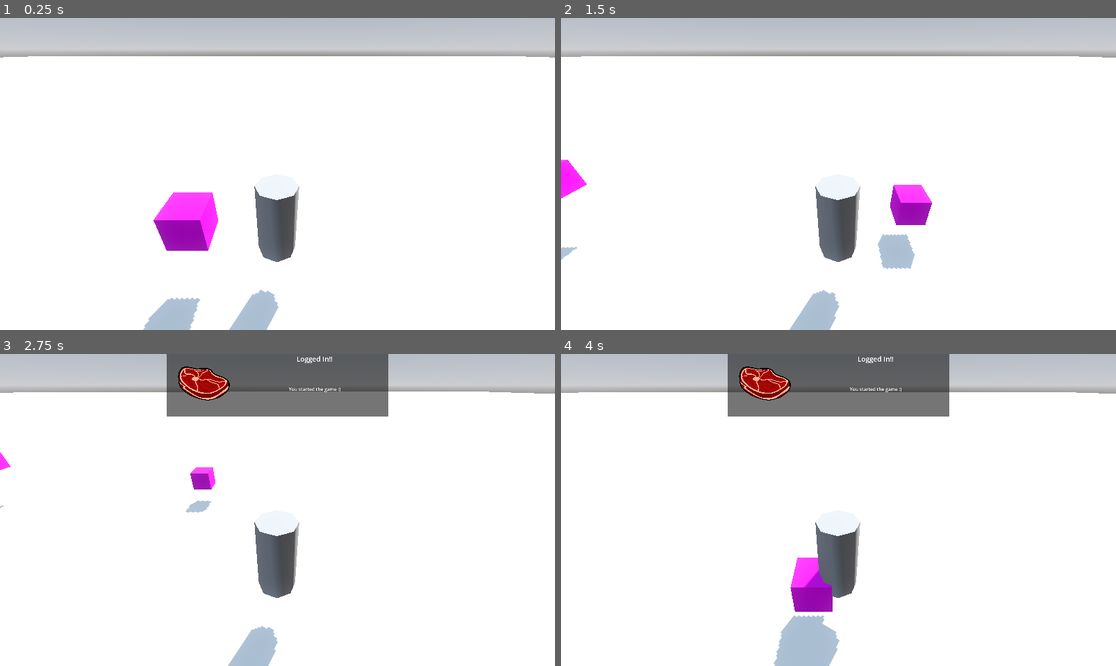
Above: before the commit, frames 1-4 (two rows, left to right).
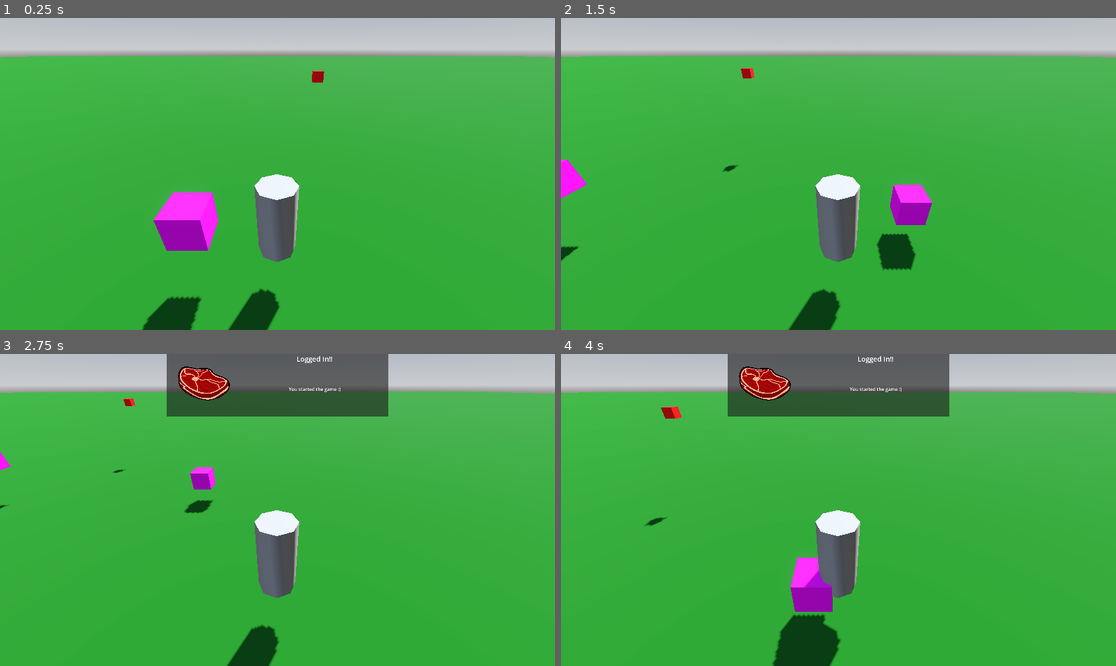
Above: after the commit, the same moments.

Repository: DallasHuff/gwj-89
Game: Godot game, scene res://levels/dallas_test_level.tscn
The game is run twice, just before and just after one commit, with the same random seed, the same clock (stepped at 60 frames per second) and the same inputs.
Inputs:
- Up to frame 1 (0.25 s): no input
- Up to frame 2 (1.5 s): tap Enter at 0.5 s; hold D (right) 0.53-1.28 s; hold S (down) from 1.28 s (still down)
- Up to frame 3 (2.75 s): release S (down) at 2.03 s; hold D (right) from 2.03 s (still down)
- Up to frame 4 (4 s): release D (right) at 2.78 s; hold W (up) 2.78-3.53 s; hold A (left) from 3.53 s (still down)

The runs differ from the first frame. In frame 1, 84% of the frame differs, in the area x 0-100%, y 12-100%; in frame 2, 85%; in frame 3, 86%; in frame 4, 85%.

Commit message:
basic box and spawner

Diff:
--- /dev/null
+++ b/entities/spawner/spawner.gd
@@ -0,0 +1,16 @@
+class_name Spawner
+extends Node3D
+
+@export var trash_scene: PackedScene
+
+func _process(_delta: float) -> void:
+	if Input.is_action_just_pressed("debug1"):
+		print("debug1")
+		spawn_trash()
+
+
+func spawn_trash() -> void:
+	var t : Trash = trash_scene.instantiate()
+	t.trash_type = Trash.METAL
+	get_tree().root.add_child(t)
+	t.global_position = global_position
--- /dev/null
+++ b/entities/spawner/spawner.tscn
@@ -0,0 +1,13 @@
+[gd_scene format=3 uid="uid://gdv62oa7bqy0"]
+
+[ext_resource type="Script" uid="uid://cngd3o1rixyrc" path="res://entities/spawner/spawner.gd" id="1_g400x"]
+
+[sub_resource type="StandardMaterial3D" id="StandardMaterial3D_g10r0"]
+albedo_color = Color(1, 0.07999998, 0.07999998, 1)
+
+[node name="Spawner" type="Node3D" unique_id=359273142]
+script = ExtResource("1_g400x")
+
+[node name="CSGBox3D" type="CSGBox3D" parent="." unique_id=366067067]
+size = Vector3(0.5, 0.5, 0.5)
+material = SubResource("StandardMaterial3D_g10r0")
--- /dev/null
+++ b/entities/trash/trash.gd
@@ -0,0 +1,11 @@
+class_name Trash
+extends RigidBody3D
+
+enum {
+    METAL,
+    GLASS,
+    PLASTIC,
+    PAPER,
+}
+
+@export var trash_type := METAL
--- /dev/null
+++ b/entities/trash/trash.tscn
@@ -0,0 +1,13 @@
+[gd_scene format=3 uid="uid://bxedjpgetpoay"]
+
+[ext_resource type="Script" uid="uid://mdqaoq60otue" path="res://entities/trash/trash.gd" id="1_clokc"]
+
+[sub_resource type="BoxShape3D" id="BoxShape3D_wpnnr"]
+
+[node name="Trash" type="RigidBody3D" unique_id=1747780733]
+script = ExtResource("1_clokc")
+
+[node name="CollisionShape3D" type="CollisionShape3D" parent="." unique_id=2034768690]
+shape = SubResource("BoxShape3D_wpnnr")
+
+[node name="CSGBox3D" type="CSGBox3D" parent="." unique_id=920973247]
--- a/levels/dallas_test_level.tscn
+++ b/levels/dallas_test_level.tscn
@@ -1,6 +1,8 @@
 [gd_scene format=3 uid="uid://dywkfuk4q41q4"]
 
 [ext_resource type="PackedScene" uid="uid://dksqsb7ouxc4c" path="res://entities/player/player.tscn" id="1_0wr34"]
+[ext_resource type="PackedScene" uid="uid://gdv62oa7bqy0" path="res://entities/spawner/spawner.tscn" id="2_jsg4m"]
+[ext_resource type="PackedScene" uid="uid://bxedjpgetpoay" path="res://entities/trash/trash.tscn" id="3_hncv2"]
 
 [sub_resource type="ProceduralSkyMaterial" id="ProceduralSkyMaterial_jsg4m"]
 sky_horizon_color = Color(0.66224277, 0.6717428, 0.6867428, 1)
@@ -16,6 +18,7 @@
 glow_enabled = true
 
 [sub_resource type="StandardMaterial3D" id="StandardMaterial3D_0257o"]
+albedo_color = Color(0.04262498, 0.33, 0.016500005, 1)
 
 [sub_resource type="WorldBoundaryShape3D" id="WorldBoundaryShape3D_m45s1"]
 
@@ -54,3 +57,7 @@
 
 [node name="Player" parent="." unique_id=461061772 instance=ExtResource("1_0wr34")]
 transform = Transform3D(1, 0, 0, 0, 1, 0, 0, 0, 1, 0, 3.1338792, 0)
+
+[node name="Spawner" parent="." unique_id=359273142 instance=ExtResource("2_jsg4m")]
+transform = Transform3D(1, 0, 0, 0, 1, 0, 0, 0, 1, 2.0919256, 5.5436907, -7.6753654)
+trash_scene = ExtResource("3_hncv2")
--- a/project.godot
+++ b/project.godot
@@ -51,6 +51,31 @@
 "events": [Object(InputEventKey,"resource_local_to_scene":false,"resource_name":"","device":-1,"window_id":0,"alt_press …(192 unchanged characters)…
 ]
 }
+debug1={
+"deadzone": 0.2,
+"events": [Object(InputEventKey,"resource_local_to_scene":false,"resource_name":"","device":-1,"window_id":0,"alt_pressed":false,"shift_pressed":false,"ctrl_pressed":false,"meta_pressed":false,"pressed":false,"keycode":0,"physical_keycode":49,"key_label":0,"unicode":49,"location":0,"echo":false,"script":null)
+]
+}
+debug2={
+"deadzone": 0.2,
+"events": [Object(InputEventKey,"resource_local_to_scene":false,"resource_name":"","device":-1,"window_id":0,"alt_pressed":false,"shift_pressed":false,"ctrl_pressed":false,"meta_pressed":false,"pressed":false,"keycode":0,"physical_keycode":50,"key_label":0,"unicode":50,"location":0,"echo":false,"script":null)
+]
+}
+debug3={
+"deadzone": 0.2,
+"events": [Object(InputEventKey,"resource_local_to_scene":false,"resource_name":"","device":-1,"window_id":0,"alt_pressed":false,"shift_pressed":false,"ctrl_pressed":false,"meta_pressed":false,"pressed":false,"keycode":0,"physical_keycode":51,"key_label":0,"unicode":51,"location":0,"echo":false,"script":null)
+]
+}
+debug4={
+"deadzone": 0.2,
+"events": [Object(InputEventKey,"resource_local_to_scene":false,"resource_name":"","device":-1,"window_id":0,"alt_pressed":false,"shift_pressed":false,"ctrl_pressed":false,"meta_pressed":false,"pressed":false,"keycode":0,"physical_keycode":52,"key_label":0,"unicode":52,"location":0,"echo":false,"script":null)
+]
+}
+debug5={
+"deadzone": 0.2,
+"events": [Object(InputEventKey,"resource_local_to_scene":false,"resource_name":"","device":-1,"window_id":0,"alt_pressed":false,"shift_pressed":false,"ctrl_pressed":false,"meta_pressed":false,"pressed":false,"keycode":0,"physical_keycode":53,"key_label":0,"unicode":53,"location":0,"echo":false,"script":null)
+]
+}
 
 [physics]
 
Not shown, added: entities/spawner/spawner.gd.uid
Not shown, added: entities/trash/trash.gd.uid
